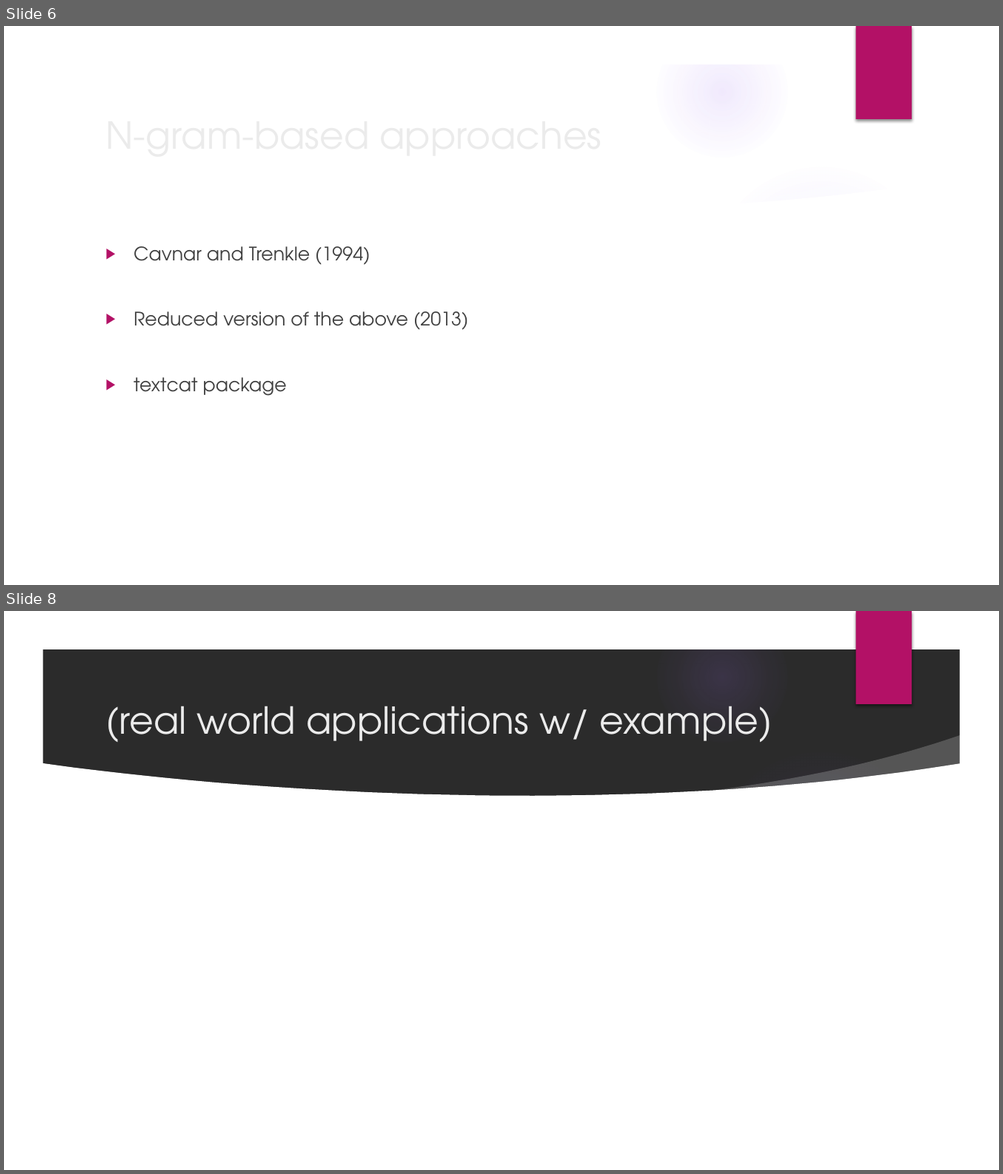
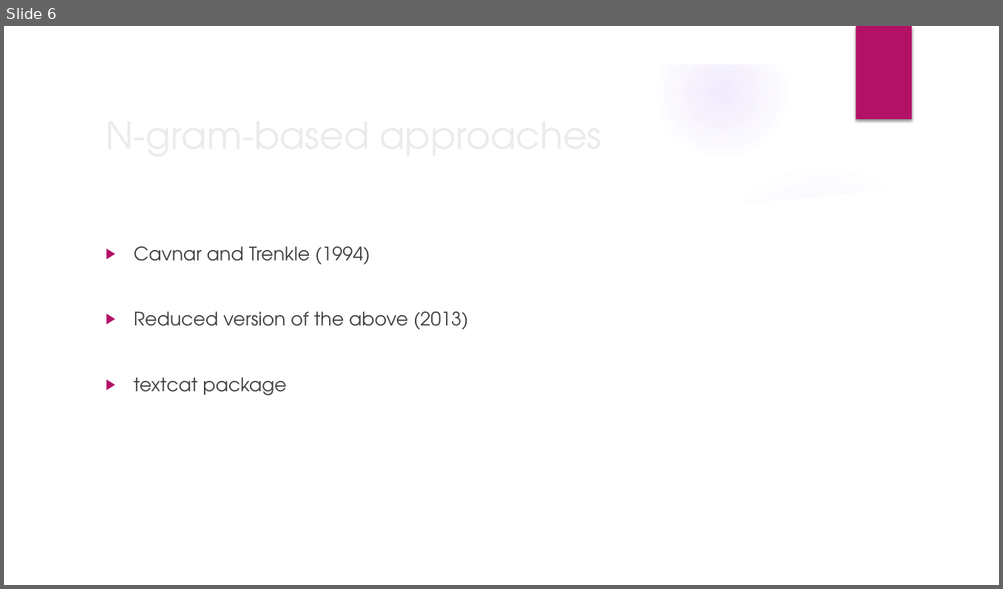
Before and after one commit to shanefreeborn21/INFO_523_Final, a slide deck: textcat package presentation.pptx. Shown one above the other, each under a label of ours: slides 6 and 8 before the commit, slide 6 after it; the slides between them are not shown. The pictures are 1003x1174 and 1003x589 pixels, drawn with LibreOffice and Linux fonts; fonts in the diff are those of the drawing; background and template pictures are left out; a plain dark background stands for a picture behind light text. Boxes give left, top, right and bottom in pixels: in the first picture for what was removed or moved away, otherwise in the second. Text is boxed around its words. In the diff, an @@ line names an element or a change of style, - is before the commit and + after.

```diff
--- a/textcat package presentation.pptx
+++ b/textcat package presentation.pptx
@@ slide 8 removed at box(4, 611, 999, 1170), background picture (left out); not listed: 9 template elements that a slide beside it also shows @@
@@ title removed at box(105, 706, 772, 742) @@
-(real world applications w/ example)
```
Also in this commit, not shown: 1 slide changed, 1 slide added.
